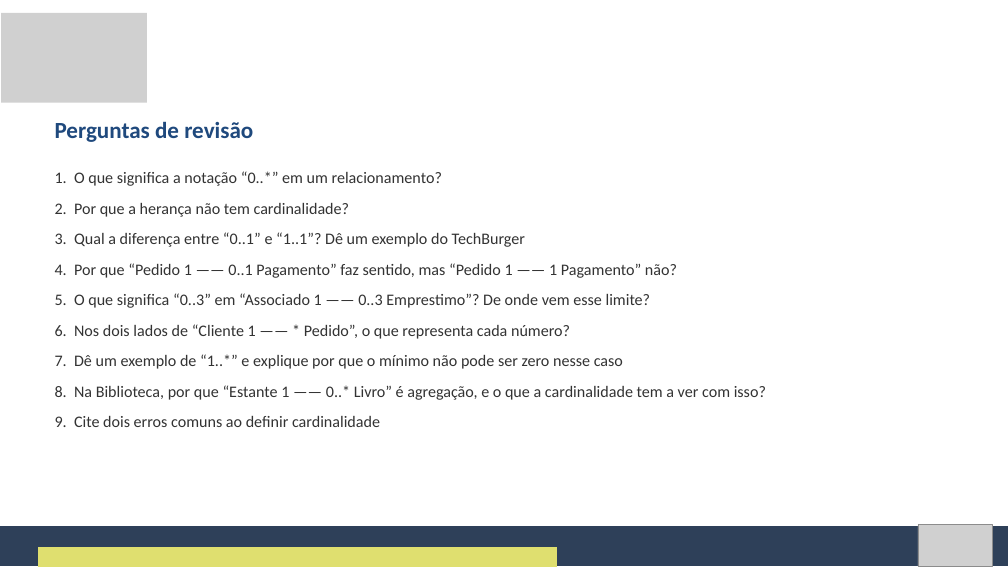
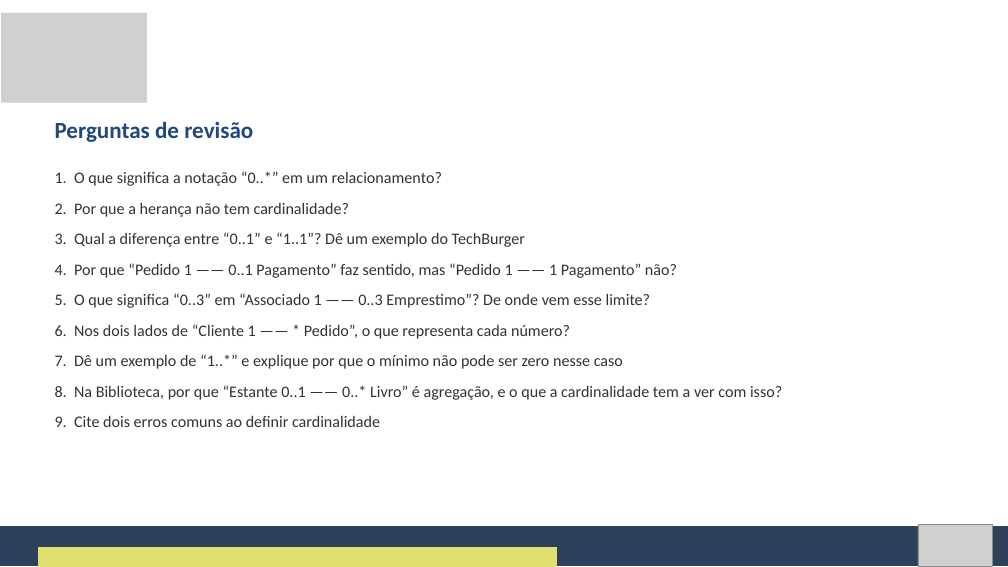
Before and after one commit to Natan20/Curso-Modelagem-De-Sistemas-Material, a slide deck: slide 103 of Aula 06 - 25-09-2026/Aula 6 - Slides.pptx. Drawn at 1008x567 pixels with LibreOffice and Linux fonts; fonts in the diff are those of the drawing; grey boxes stand for pictures. Boxes give left, top, right and bottom in pixels: in the first picture for what was removed or moved away, otherwise in the second. Text is boxed around its words. In the diff, an @@ line names an element or a change of style, - is before the commit and + after.

Commit message:
Corrige cardinalidade Estante-Livro e amplia Apostila da Aula 6
Estante 0..1 —— 0..* Livro: o 0..1 do lado da Estante é o que mostra que o livro existe fora de qualquer estante (agregação). Apostila ganha as seções 1.7 e 1.8 (das palavras do texto à cardinalidade; passo a passo com exemplo resolvido).

```diff
--- a/Aula 06 - 25-09-2026/Aula 6 - Slides.pptx
+++ b/Aula 06 - 25-09-2026/Aula 6 - Slides.pptx
@@ text at <box>55,385,782,400</box>: text changed @@
-8. Na Biblioteca, por que “Estante 1 —— 0..* Livro” é agregação, e o que a cardinalidade tem a ver com isso?
+8. Na Biblioteca, por que “Estante 0..1 —— 0..* Livro” é agregação, e o que a cardinalidade tem a ver com isso?
```
Also in this commit, not shown: 12 other slides changed, 2 other files.
